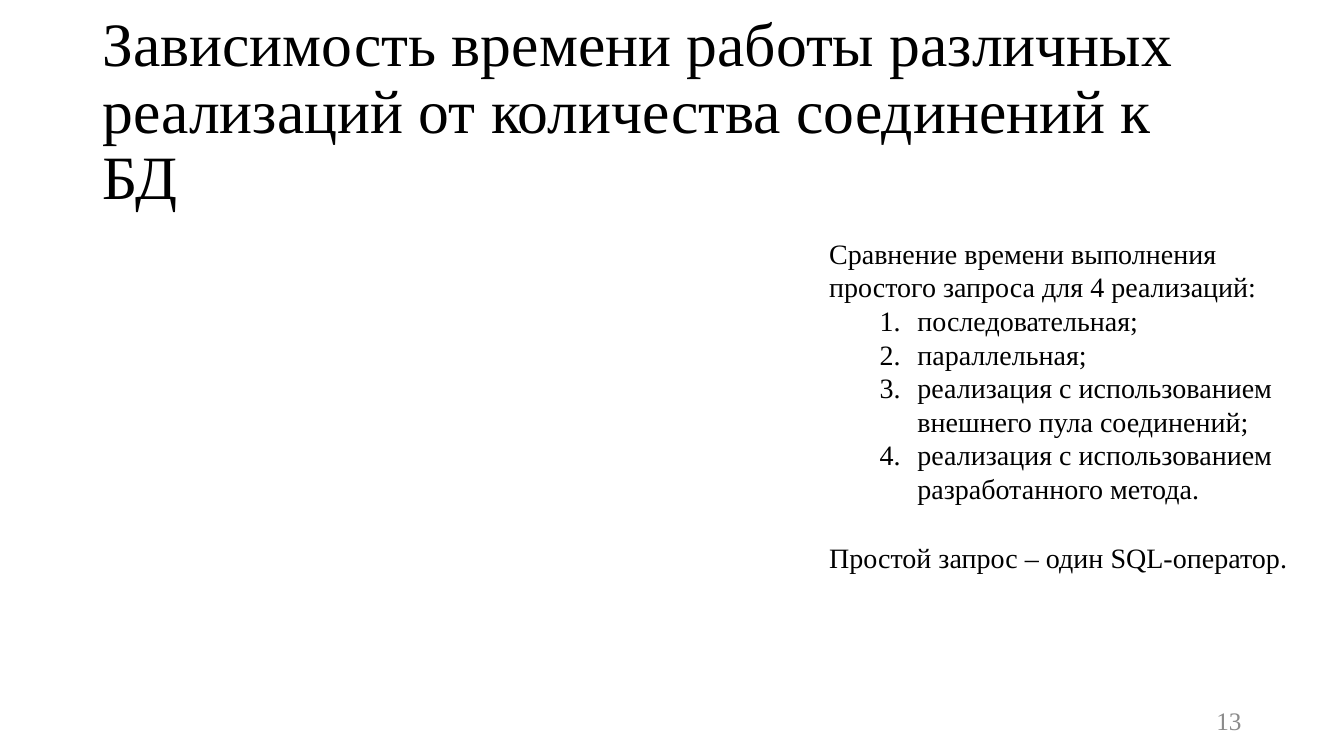
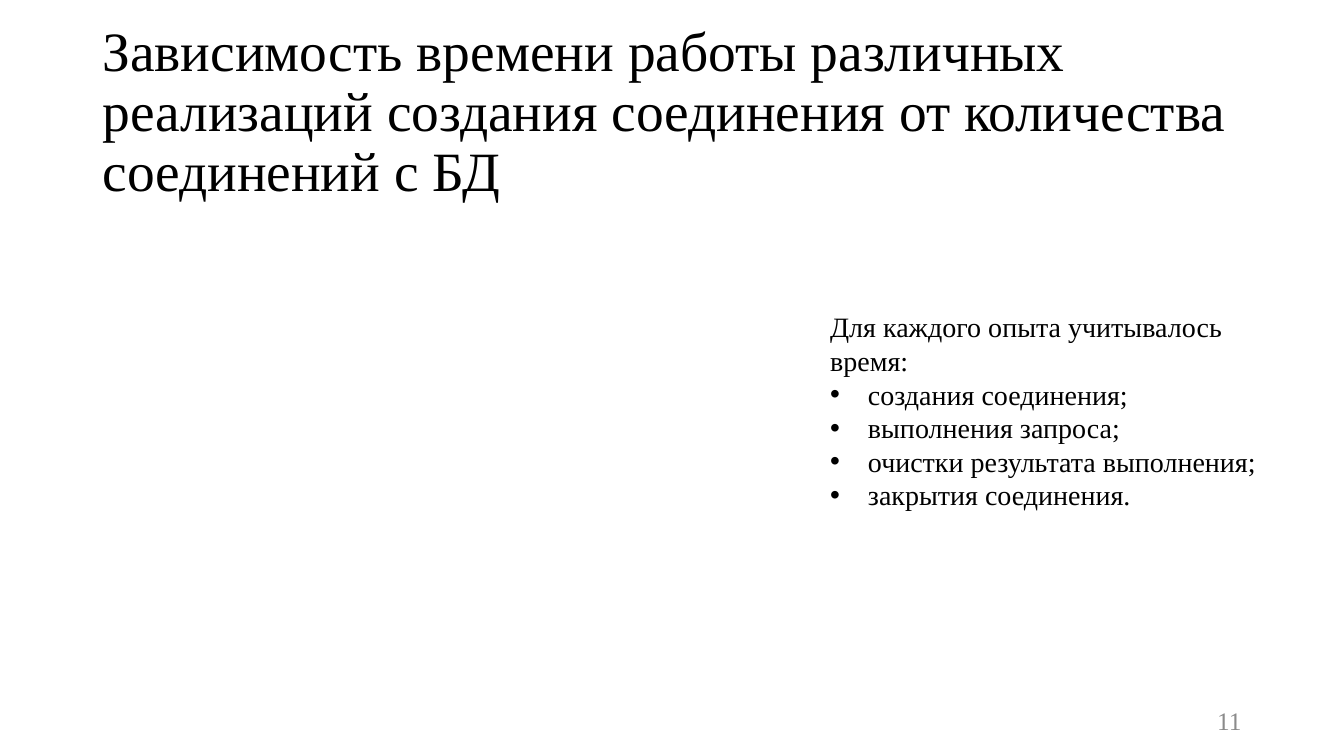
Before and after one commit to platosha-git/Diplom-theory, a slide deck: slide 11 of Презентация.pptx (slide 13 before the commit). Drawn at 1344x756 pixels with LibreOffice and Linux fonts; fonts in the diff are those of the drawing. Boxes give left, top, right and bottom in pixels: in the first picture for what was removed or moved away, otherwise in the second. Text is boxed around its words. In the diff, an @@ line names an element or a change of style, - is before the commit and + after.

```diff
--- a/Презентация.pptx
+++ b/Презентация.pptx
@@ title at (x1=102, y1=31, x2=1225, y2=201): text changed; size 44 to 39.6 pt @@
-Зависимость времени работы различных реализаций от количества соединений к БД
+Зависимость времени работы различных реализаций создания соединения от количества соединений с БД
@@ text at (x1=830, y1=318, x2=1256, y2=511): text changed @@
-Сравнение времени выполнения простого запроса для 4 реализаций:
-  1. последовательная;
-  2. параллельная;
-  3. реализация с использованием внешнего пула соединений;
-  4. реализация с использованием разработанного метода.
+Для каждого опыта учитывалось время:
+• создания соединения;
+• выполнения запроса;
+• очистки результата выполнения;
+• закрытия соединения.
@@ text removed at (x1=829, y1=548, x2=1287, y2=574) @@
-Простой запрос – один SQL-оператор.
@@ page number at (x1=1217, y1=713, x2=1241, y2=730): text changed @@
-13
+11
```
Also in this commit, not shown: 11 other slides changed, 2 slides added, 4 slides removed, 20 other files.
